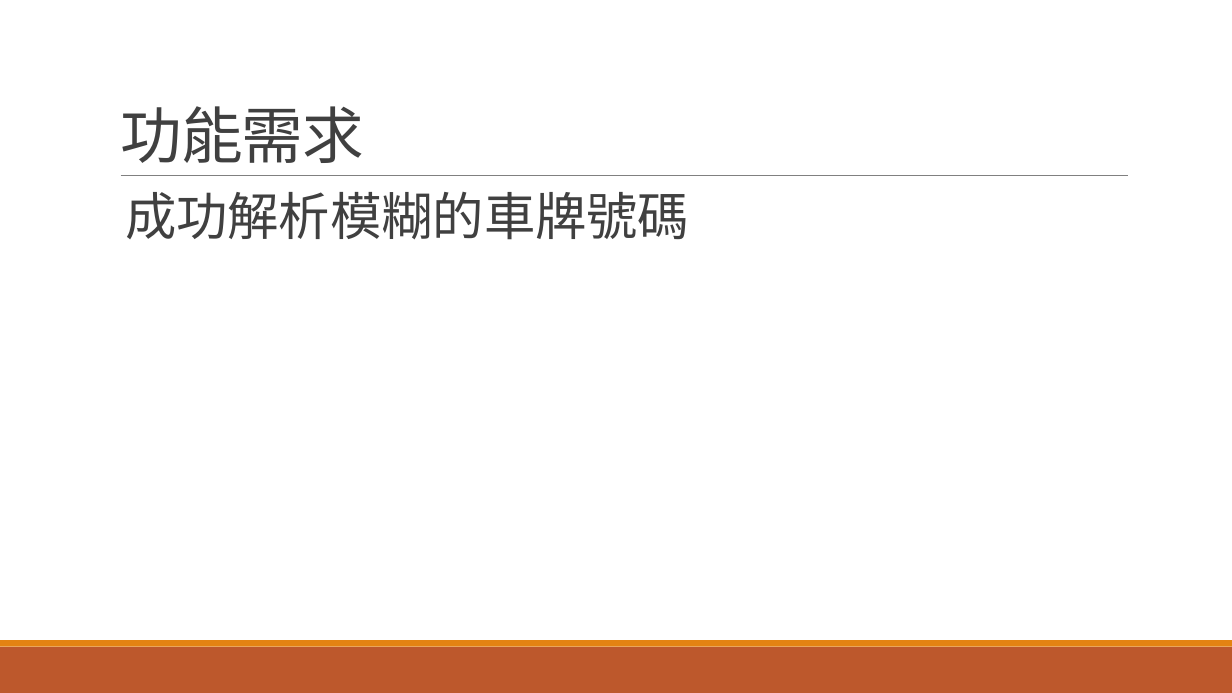
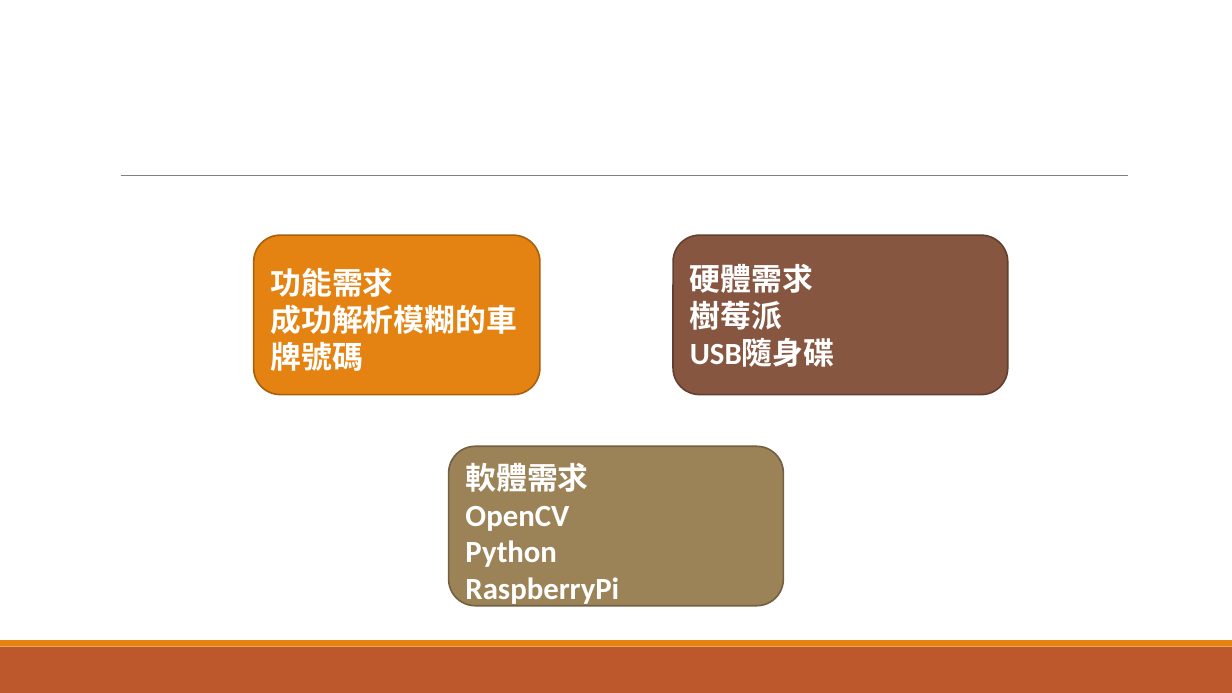
Before and after one commit to justin443/EmbeddedImageProcessing, a slide deck: slide 3 of 期中報告/F109112131_王上瑀_期中報告.pptx. Drawn at 1232x693 pixels with LibreOffice and Linux fonts; fonts in the diff are those of the drawing. Boxes give left, top, right and bottom in pixels: in the first picture for what was removed or moved away, otherwise in the second. Text is boxed around its words. In the diff, an @@ line names an element or a change of style, - is before the commit and + after.

```diff
--- a/期中報告/F109112131_王上瑀_期中報告.pptx
+++ b/期中報告/F109112131_王上瑀_期中報告.pptx
@@ title removed at box(120, 106, 364, 163) @@
-功能需求
@@ rounded rectangle "功能需求": place and size @@
-rounded rectangle "功能需求" at box(125, 192, 689, 240)
+rounded rectangle "功能需求" at box(254, 235, 541, 395)
@@ rounded rectangle "功能需求" at box(254, 235, 541, 395): vertical alignment top to middle; fill none to #E48312; outline none to #A9610D 1.25 pt @@
@@ rounded rectangle added at box(673, 235, 1007, 395), fill #865640, outline #63402F 1.25 pt, 24 pt, text #FFFFFF, bold @@
+硬體需求
+樹莓派
+USB隨身碟
@@ text in rounded rectangle at box(271, 268, 394, 297): paragraph added @@
+功能需求
@@ text in rounded rectangle at box(271, 304, 517, 371): size 40 to 24 pt, text colour #404040 to #FFFFFF, bold on in "成功解析模糊的車牌號碼"; bullet   to none; line spacing 0.9 to 1; less space between paragraphs @@
@@ rounded rectangle added at box(449, 446, 784, 606), fill #9B8357, outline #736140 1.25 pt, 24 pt, text #FFFFFF, bold @@
+軟體需求
+OpenCV
+Python
+RaspberryPi
```
Also in this commit, not shown: 1 other slide changed.
